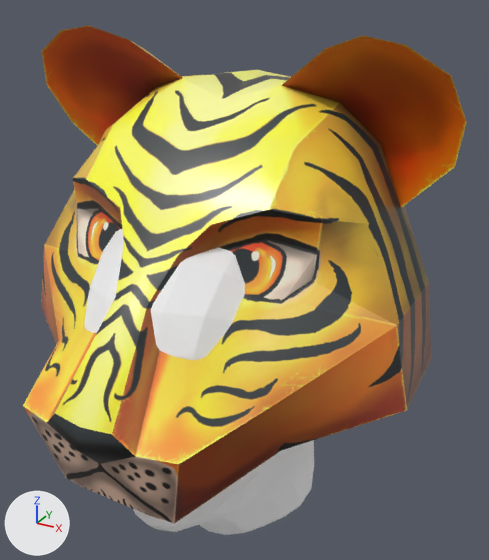
The glTF model public/masks/tiger/tiger.gltf: old version first, new version second.
Camera for both pictures: a camera (50 mm lens) standing at (269.0, -330.0, 306.0) and looking at (19.0, 123.0, 79.0). The axes (+X, +Y, +Z) are drawn at lower left. The lights are the same throughout. Where no turn or scale is listed for an object, it has been applied to the vertices.

In view in the first picture: 'Tiger_Mask_Tiger_Mask_0', 'hea.002'.
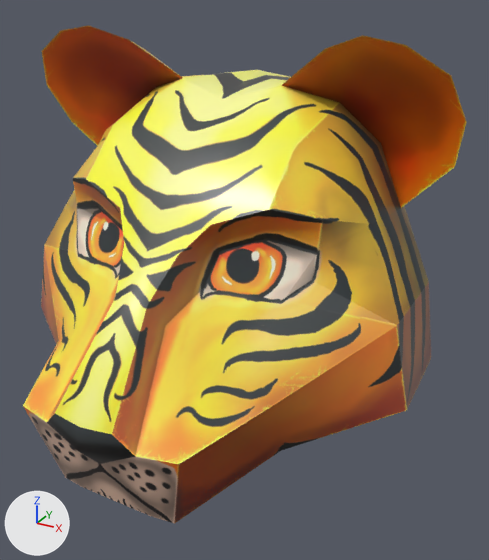
The change in detail:
Object 'hea.002' (ob_hea_002) is deleted.

Boxes [x1, y1, x2, y2] around the edits, measured in the pictures (489 x 560 px):
'hea.002', deleted: before [84, 229, 314, 535]
